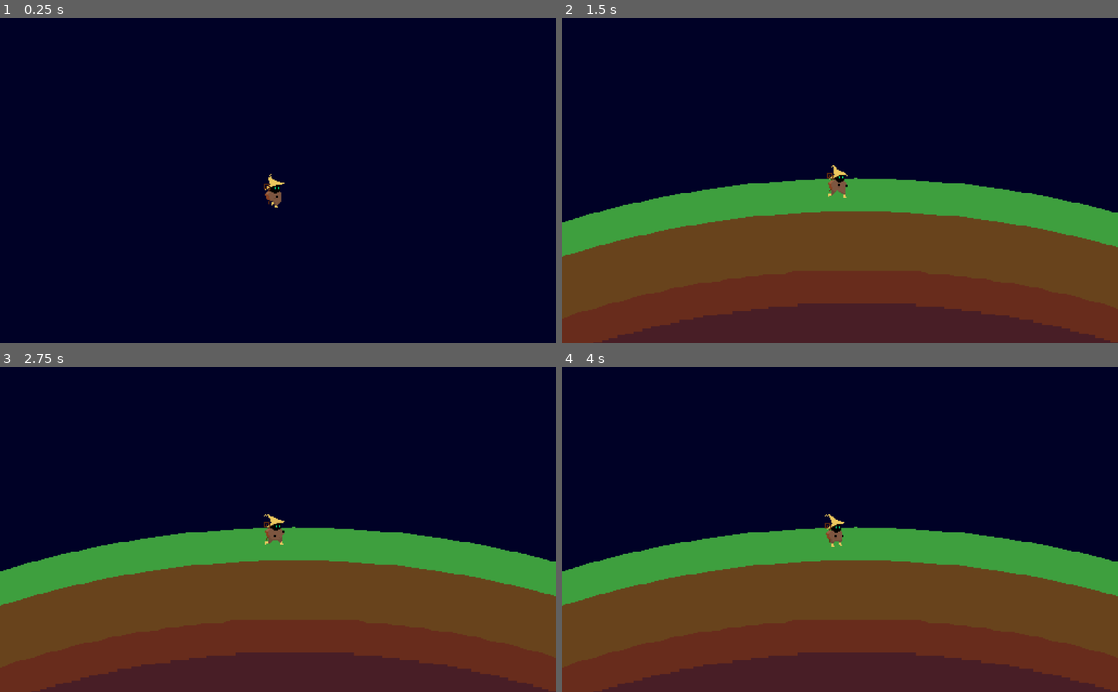
Above: before the commit, frames 1-4 (two rows, left to right).
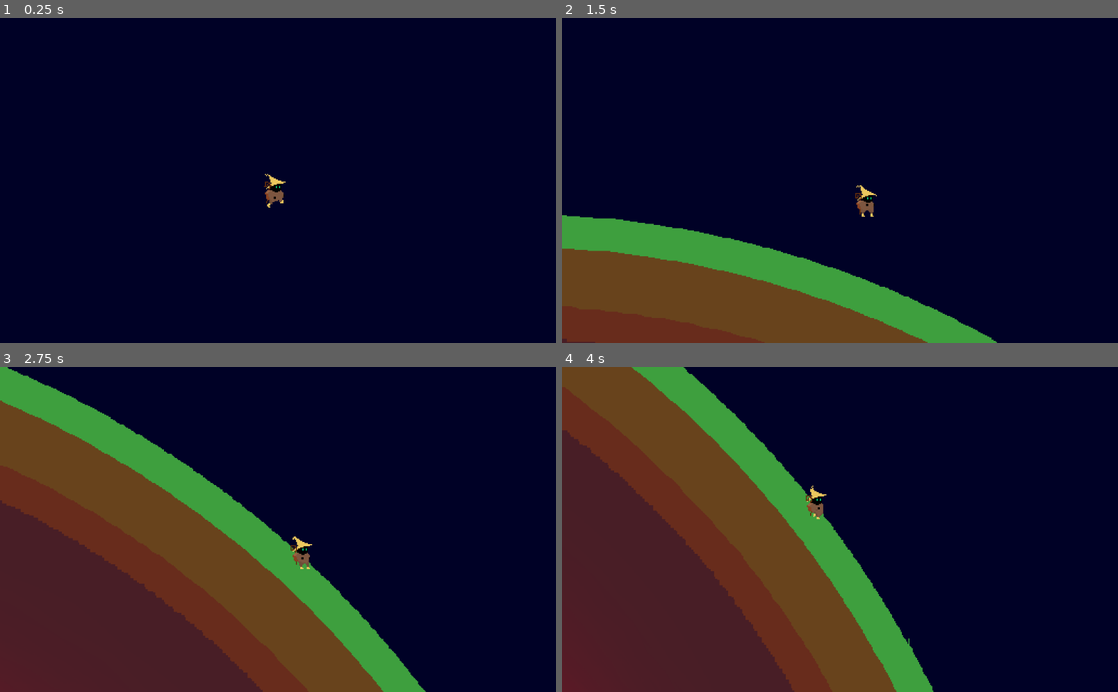
Above: after the commit, the same moments.

Repository: leorr/space
Game: Godot game, scene res://Scenes/Test_Level.tscn
Two runs of this game, one before a commit and one after it. Both use one fixed random seed, a clock stepped at 60 frames per second and the inputs below.
Inputs:
- Up to frame 1 (0.25 s): no input
- Up to frame 2 (1.5 s): hold Right (ui_right) 0.53-1.28 s; tap X (ui_jump) at 0.6, 0.77, 1.07, 1.35 s; hold Down (ui_down) from 1.28 s (still down)
- Up to frame 3 (2.75 s): tap X (ui_jump) at 1.52, 1.82, 2.1 s; release Down (ui_down) at 2.03 s; hold Right (ui_right) from 2.03 s (still down)
- Up to frame 4 (4 s): tap X (ui_jump) at 2.85, 3.02, 3.32, 3.6, 3.77 s; release Right (ui_right) at 3.53 s; hold Left (ui_left) from 3.53 s (still down)

The runs differ from the first frame. In frame 1, 0.2% of the frame differs, in the area x 47-52%, y 47-59%; in frame 2, 38%; in frame 3, 52%; in frame 4, 58%, in the area x 0-100%, y 0-100%.
Error before the commit: Parse Error: The method "_transitions" isn't declared in the current class. (res://Scripts/RigidPlayer.gd:58)

Commit message:
2020/06/30 18:21

Diff:
--- a/Scenes/Player.tscn
+++ b/Scenes/Player.tscn
@@ -38,18 +38,17 @@
 mass = 80.0
 physics_material_override = SubResource( 1 )
 gravity_scale = 8.0
+continuous_cd = 1
 contacts_reported = 10
 contact_monitor = true
+can_sleep = false
 linear_damp = 0.1
 script = ExtResource( 8 )
-run_speed = null
-air_speed = null
-jump_force = null
 
 [node name="anim_player" type="AnimatedSprite" parent="."]
 frames = SubResource( 2 )
 animation = "Walking"
-frame = 3
+frame = 6
 playing = true
 
 [node name="CollisionShape2D" type="CollisionShape2D" parent="."]
--- a/Scenes/Test_Level.tscn
+++ b/Scenes/Test_Level.tscn
@@ -8,6 +8,9 @@
 [node name="Player" parent="." instance=ExtResource( 2 )]
 position = Vector2( 2601.73, -705.212 )
 z_index = 99
+run_speed = 400.0
+air_speed = 10.0
+jump_force = 500.0
 
 [node name="Planet2" parent="." instance=ExtResource( 1 )]
 show_behind_parent = true
--- a/Scripts/RigidPlayer.gd
+++ b/Scripts/RigidPlayer.gd
@@ -1,18 +1,17 @@
 extends RigidBody2D
 
 onready var planets = get_tree().get_nodes_in_group("Planet")
-
+onready var gravity = (get_position() - planets[0].get_position()).normalized()
+onready var animator = get_node("anim_player")
 
 enum{
 	IDLE,
 	RUN,
-	AIR,
 }
 
 onready var _transitions: = {
-	IDLE:[RUN,AIR],
-	RUN:[IDLE,AIR],
-	AIR:[IDLE],
+	IDLE:[RUN],
+	RUN:[IDLE],
 }
 
 export var run_speed := 400.0
@@ -20,54 +19,41 @@
 export var jump_force := 500.0
 
 var _state: int = IDLE
+var _pstate: int = 99
 
 var states_strings := {
 	IDLE: "idle",
 	RUN: "run",
-	AIR: "air",
 }
 
 func _integrate_forces(state: Physics2DDirectBodyState) -> void:
-	var grounded := state.get_contact_count() > 0
-	var gravity = (get_position() - planets[0].get_position()).normalized()
+	#var grounded := state.get_contact_count() > 0
 	var move_direction := get_move_direction()
 
+	print("pstate:", _pstate , " state:", _state, "\n")
 	match _state:
 		IDLE:
 			if move_direction:
 				change_state(RUN)
-			elif grounded && Input.is_action_just_pressed("ui_jump"):
-				change_state(AIR)
 		RUN:
 			if not move_direction:
 				change_state(IDLE)
-			elif state.get_contact_count() == 0:
-				change_state(AIR)
-			elif grounded and Input.is_action_just_pressed("ui_jump"):
-				apply_central_impulse(gravity * jump_force)
-				change_state(AIR)
 			else:
-				state.linear_velocity= move_direction * run_speed
-		AIR:
-			if move_direction:
-				state.linear_velocity += move_direction * air_speed
-			if grounded:
-				change_state(IDLE)
+				state.linear_velocity = move_direction * run_speed
 
 func change_state(target_state: int) -> void:
-	if not target_state is _transitions(_state):
+	if (not target_state in _transitions[_state]) or _pstate == _state:
 		return
+	_pstate = _state
 	_state = target_state
 	enter_state()
 
 func enter_state() -> void:
 	match _state:
 		IDLE:
-			linear_velocity=0
-		AIR:
-			pass
-		_:
-			return
+			animator.play("Idle")
+		RUN:
+			animator.play("Walking")
 func get_move_direction() -> Vector2:
-	return Vector2(1,1)
+	return (get_position() - planets[0].get_position()).normalized().tangent() * (-Input.get_action_strength("ui_right") +Input.get_action_strength("ui_left"))
 	#here i need to get the vector tangent to the gravity.
